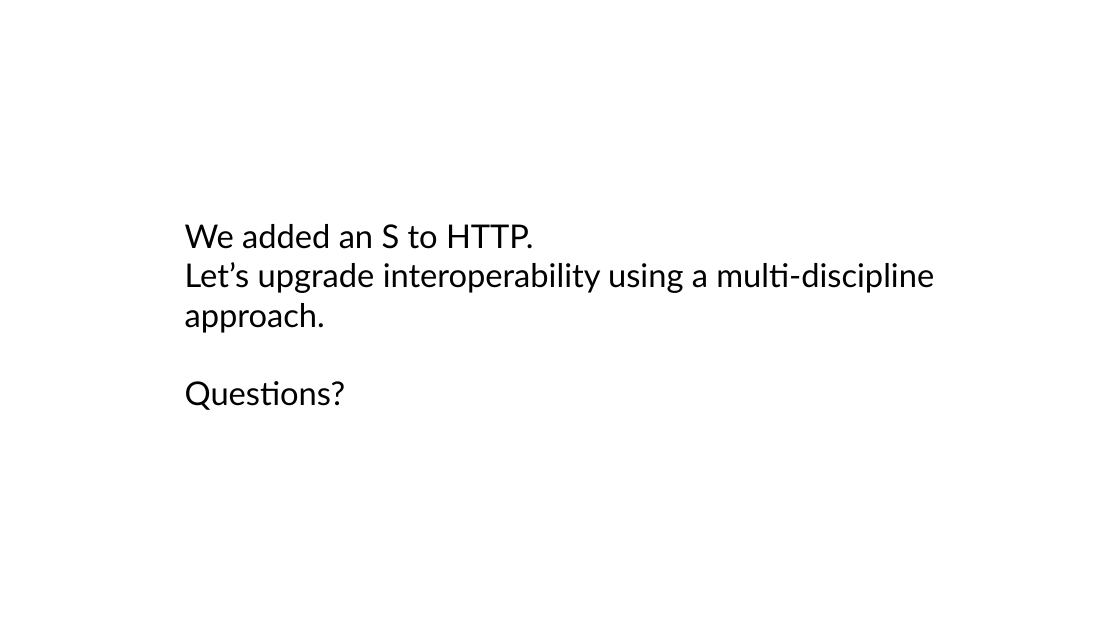
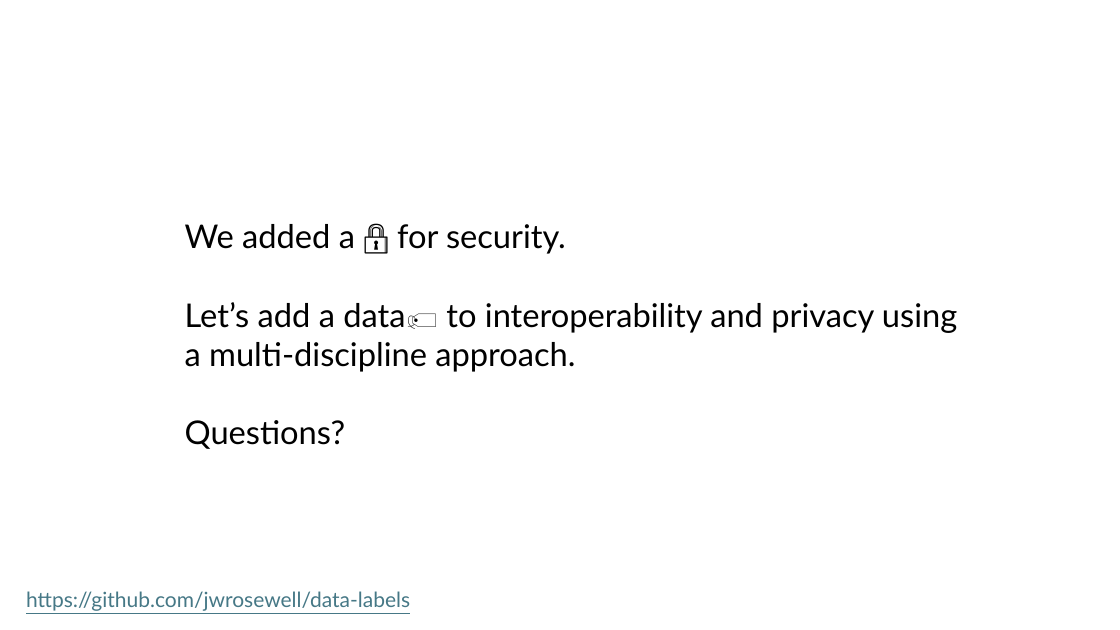
Before and after one commit to jwrosewell/data-labels, a slide deck: slide 10 of Overview.pptx. Drawn at 1120x630 pixels with LibreOffice and Linux fonts; fonts in the diff are those of the drawing. Boxes give left, top, right and bottom in pixels: in the first picture for what was removed or moved away, otherwise in the second. Text is boxed around its words. In the diff, an @@ line names an element or a change of style, - is before the commit and + after.

```diff
--- a/Overview.pptx
+++ b/Overview.pptx
@@ text at (x1=185, y1=224, x2=957, y2=372): text changed @@
-We added an S to HTTP.
-Let’s upgrade interoperability using a multi-discipline approach.
+We added a 🔒 for security.
+Let’s add a data🏷️ to interoperability and privacy using a multi-discipline approach.
@@ text added at (x1=26, y1=591, x2=410, y2=611), 18 pt, text #467886, underline @@
+https://github.com/jwrosewell/data-labels
```
Also in this commit, not shown: 9 other slides changed, 1 other file.
